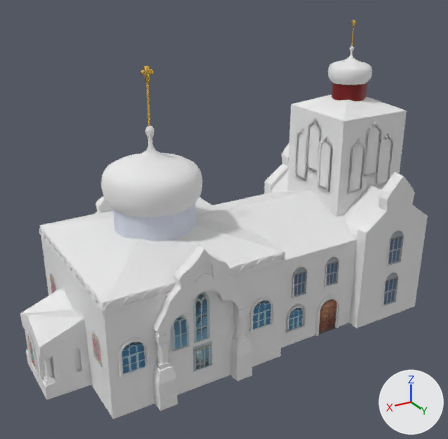
The Blender file models/prayer/prayer.blend: old version first, new version second.
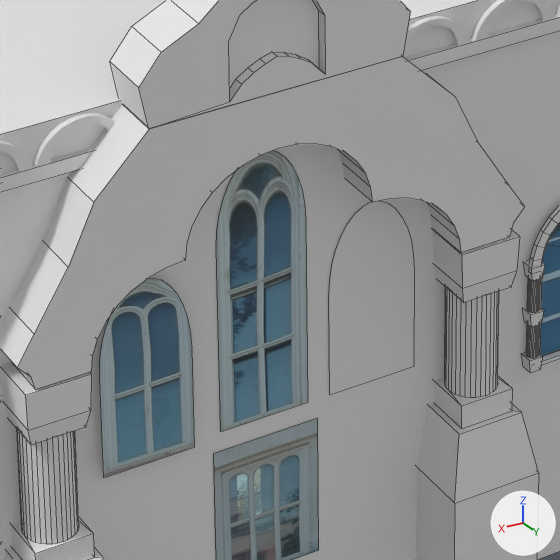
Each version appears first whole from a 50 mm camera at (9.44, 14.94, 10.14) aimed at (1.17, 1.16, 3.25), and next in a close-up on the part from 34% to 57% of the width and 60% to 84% of the height. The lights are fixed; the arrows at lower right show +X, +Y and +Z. The close-ups show mesh edges as thin lines.
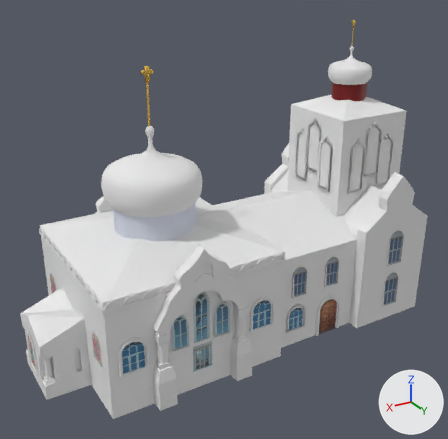
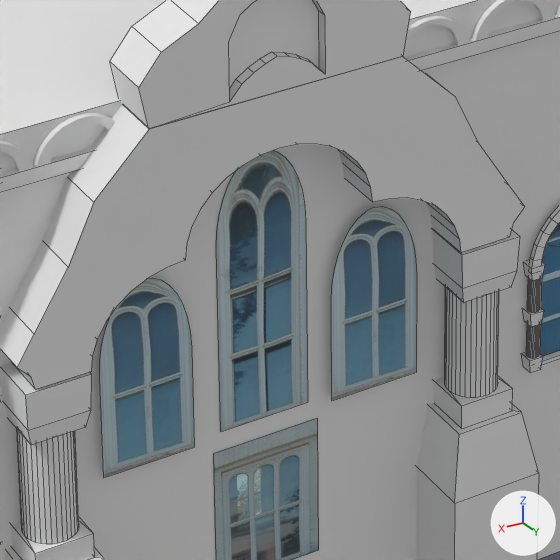
The change, as a diff of the scene's bpy script:
```diff
--- a/models/prayer/prayer.blend.py
+++ b/models/prayer/prayer.blend.py
@@ img_okna_three_jpg_006 @@
+img_okna_three_jpg_006 = load_image('okna.three.jpg.006', 'tex_prayer/okna.three.jpg', 2172, 1666, 'sRGB')
@@ mat_okna_three_jpg_006 @@
+mat_okna_three_jpg_006 = principled_material('okna.three.jpg.006')
+mat_okna_three_jpg_006.texture = img_okna_three_jpg_006
@@ me_circle_040 @@
+me_circle_040.from_pydata(...)  # 19 vertices, 1 face; spans x 3.47..5.47, y -1.22..1.0, z 8.33
+me_circle_040.materials.append(mat_okna_three_jpg_006)  # picture img_okna_three_jpg_006
@@ ob_circle_072 @@
-ob_circle_072 = bpy.data.objects.new('Circle.072', me_circle_075)
-ob_circle_072.location = (2.558, 3.366, 1.722)
-ob_circle_072.rotation_euler = (1.571, 0.0, 0.0)  # degrees (90, 0, 0)
-ob_circle_072.scale = (0.23, 0.434, 0.198)
@@ ob_circle_082 @@
+ob_circle_082 = bpy.data.objects.new('Circle.082', me_circle_040)
+ob_circle_082.location = (1.545, 5.059, 1.722)
+ob_circle_082.rotation_euler = (1.571, 0.0, 0.0)  # degrees (90, 0, 0)
+ob_circle_082.scale = (0.23, 0.434, 0.198)
```

What differs and where, as boxes (x1, y1, x2, y2) in the close-ups (560 x 560 px):
'Circle.082', added
    after: (331, 206, 417, 400)
'Circle.072', deleted
    before: (329, 201, 414, 394)
